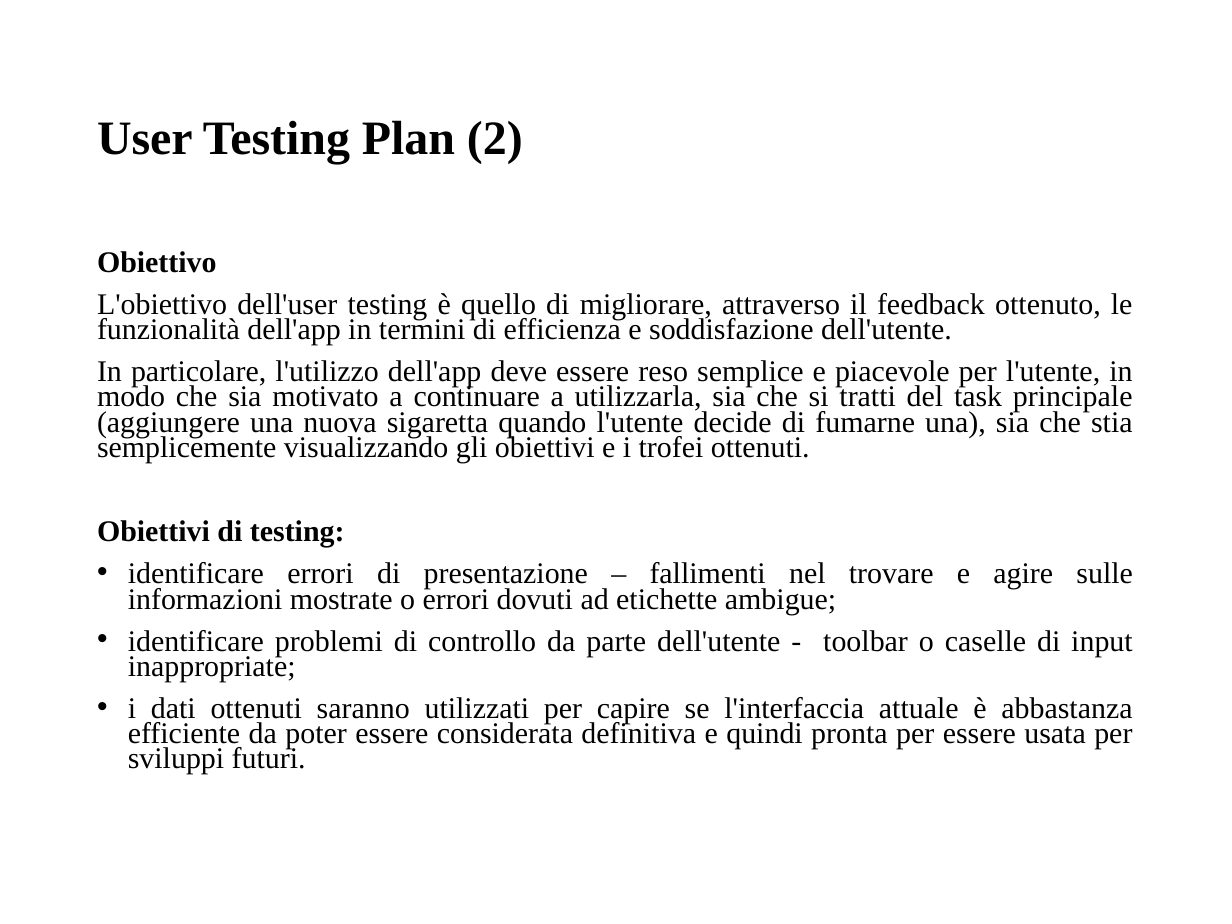
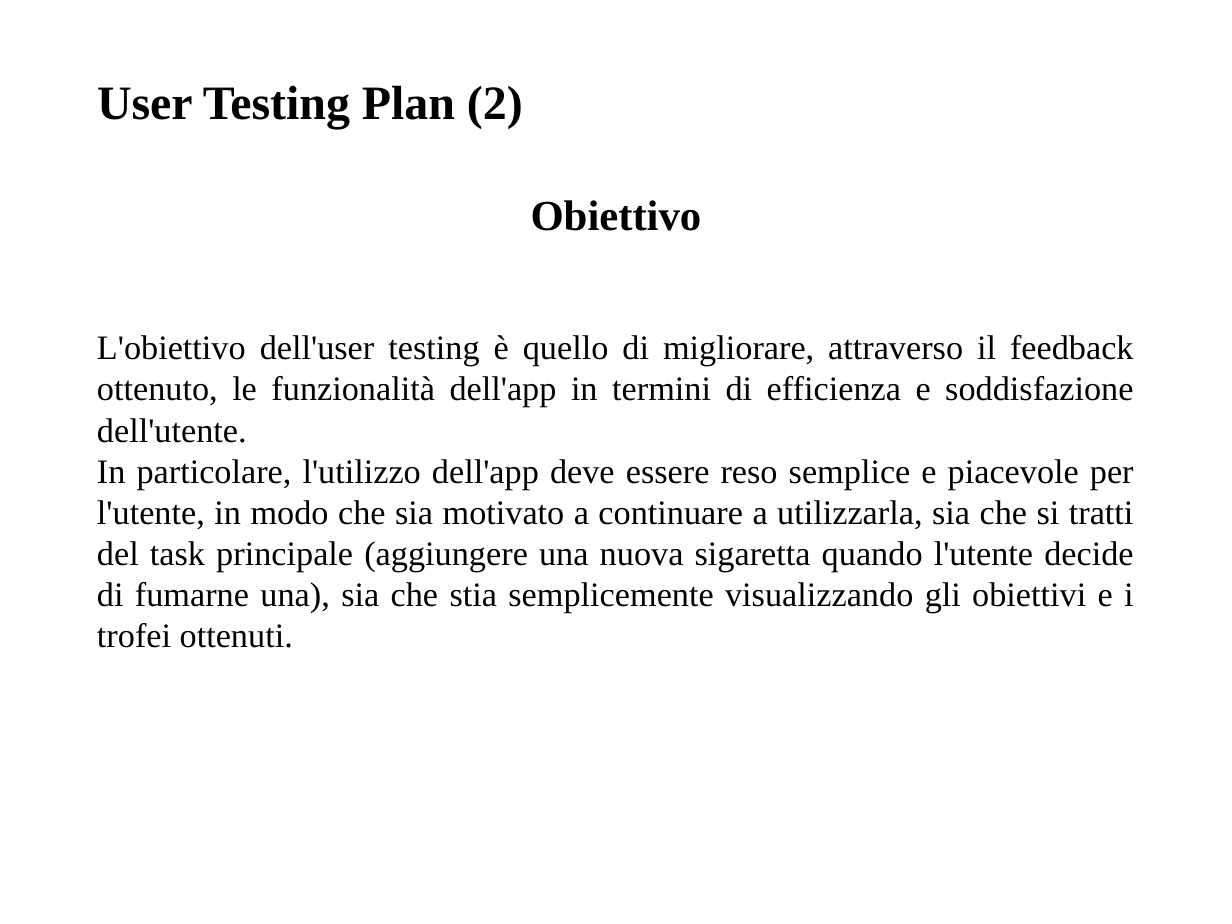
Before and after one commit to giusmastro91/Cognitive-systems, a slide deck: slide 9 of Prova_6/Leone_Mastrosimone_PresentazioneProgetto.pptx (slide 7 before the commit). Drawn at 1232x924 pixels with LibreOffice and Linux fonts; fonts in the diff are those of the drawing. Boxes give left, top, right and bottom in pixels: in the first picture for what was removed or moved away, otherwise in the second. Text is boxed around its words. In the diff, an @@ line names an element or a change of style, - is before the commit and + after.

```diff
--- a/Prova_6/Leone_Mastrosimone_PresentazioneProgetto.pptx
+++ b/Prova_6/Leone_Mastrosimone_PresentazioneProgetto.pptx
@@ title "User Testing Plan (2)": place and size @@
-title "User Testing Plan (2)" at [97, 120, 523, 163]
+title "User Testing Plan (2)" at [97, 85, 523, 129]
@@ text "Obiettivo": place and size @@
-text "Obiettivo" at [97, 251, 1133, 774]
+text "Obiettivo" at [97, 200, 1134, 648]
@@ text "Obiettivo" at [97, 200, 1134, 648]: size 17.5 to 25 pt in "Obiettivo"; size 17.5 to 20 pt; alignment justified to centre; line spacing 0.7 to 1.2; line spacing 0.7 to 1; less space between paragraphs @@
@@ text at [97, 520, 1133, 774]: paragraphs removed @@
-Obiettivi di testing:
-• identificare errori di presentazione – fallimenti nel trovare e agire sulle informazioni mostrate o errori dovuti ad etichette ambigue;
-• identificare problemi di controllo da parte dell'utente - toolbar o caselle di input inappropriate;
-• i dati ottenuti saranno utilizzati per capire se l'interfaccia attuale è abbastanza efficiente da poter essere considerata definitiva e quindi pronta per essere usata per sviluppi futuri.
```
Also in this commit, not shown: 10 other slides changed, 7 slides added, 1 other file.
